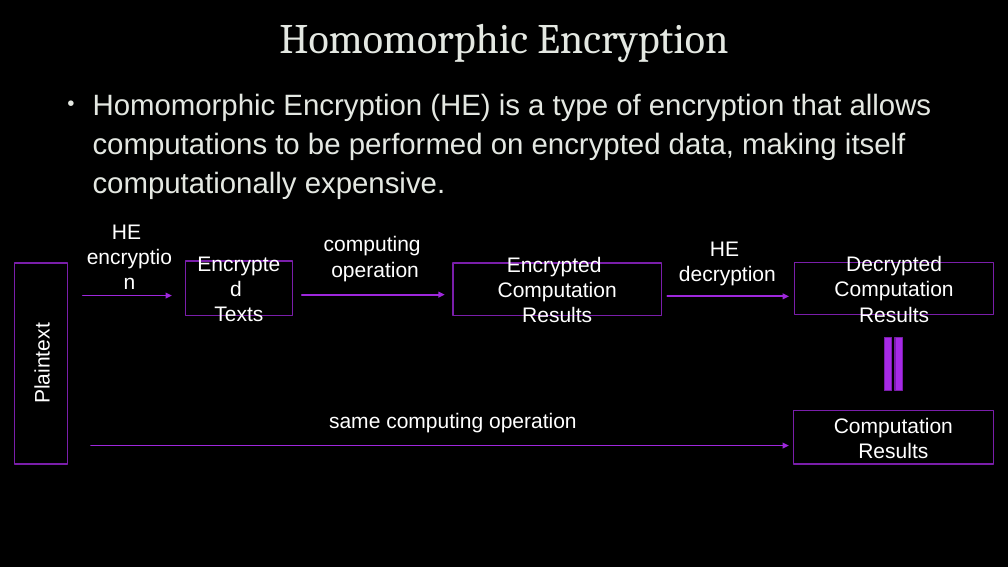
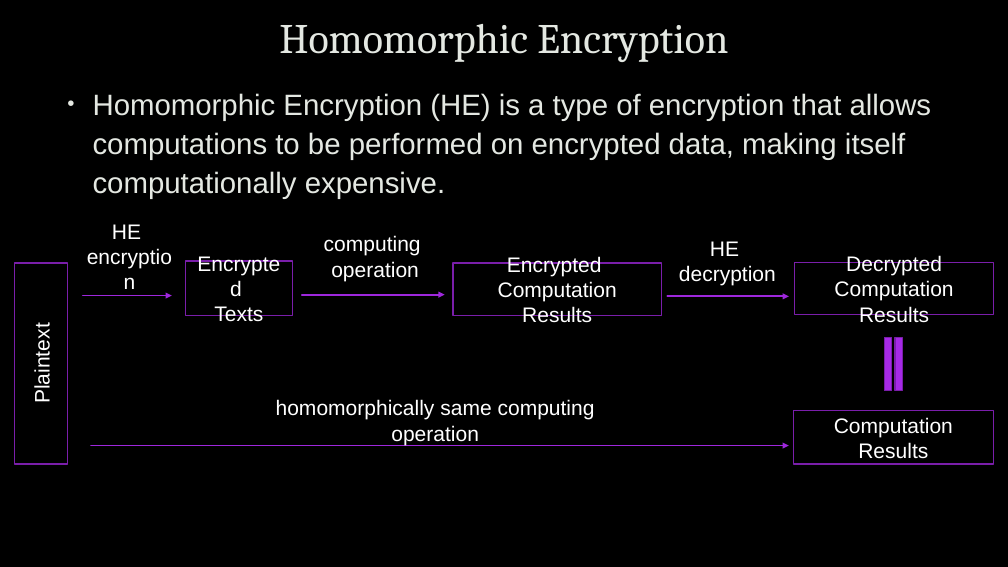
Before and after one commit to uwacyber/cits1003, a slide deck: slide 36 of cits1003-lecture_slides/CITS1003-A Cyber Law and CI_CPS-exercises.pptx. Drawn at 1008x567 pixels with LibreOffice and Linux fonts; fonts in the diff are those of the drawing; background and template pictures are left out. Boxes give left, top, right and bottom in pixels: in the first picture for what was removed or moved away, otherwise in the second. Text is boxed around its words. In the diff, an @@ line names an element or a change of style, - is before the commit and + after.

Commit message:
correct typos in week 10

```diff
--- a/cits1003-lecture_slides/CITS1003-A Cyber Law and CI_CPS-exercises.pptx
+++ b/cits1003-lecture_slides/CITS1003-A Cyber Law and CI_CPS-exercises.pptx
@@ text at [276,399,595,445]: text changed @@
-same computing operation
+homomorphically same computing operation
```
Also in this commit, not shown: 1 other slide changed.
